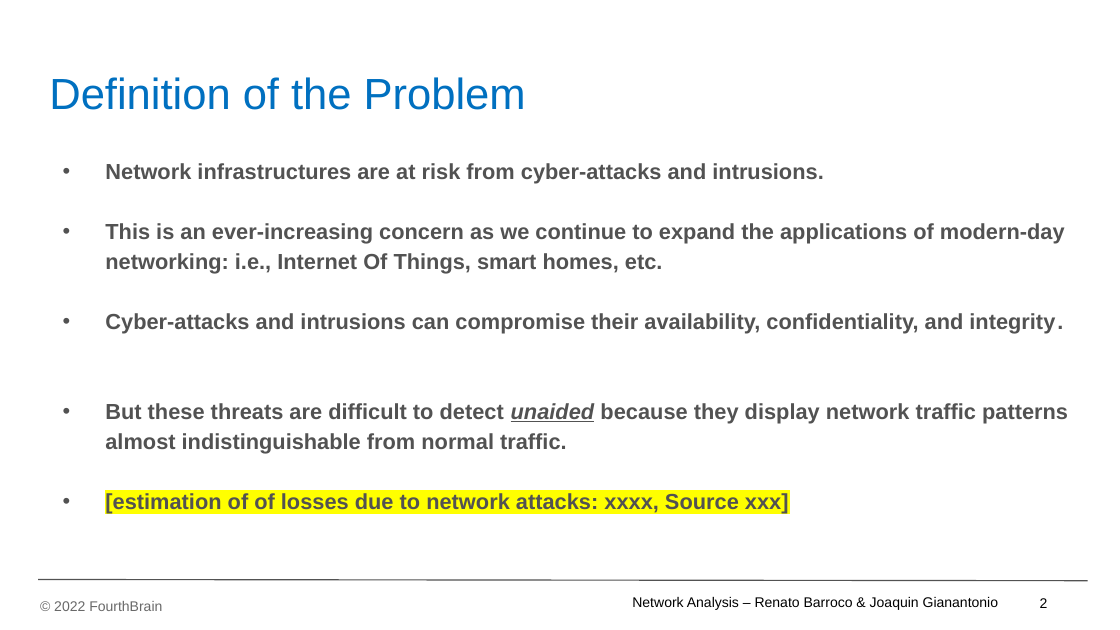
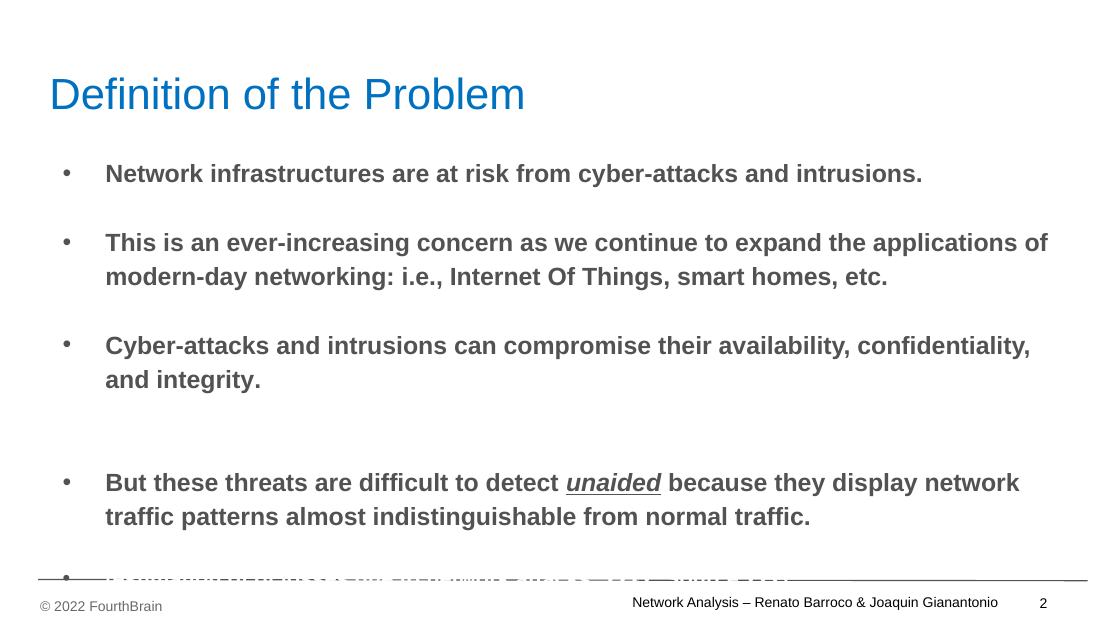
Before and after one commit to JoaquinGianan/network-analytics, a slide deck: slide 3 of powerpoint/Network Analysis - MLE Capstone Presentation_v06.pptx. Drawn at 1120x630 pixels with LibreOffice and Linux fonts; fonts in the diff are those of the drawing; background and template pictures are left out. Boxes give left, top, right and bottom in pixels: in the first picture for what was removed or moved away, otherwise in the second. Text is boxed around its words. In the diff, an @@ line names an element or a change of style, - is before the commit and + after.

```diff
--- a/powerpoint/Network Analysis - MLE Capstone Presentation_v06.pptx
+++ b/powerpoint/Network Analysis - MLE Capstone Presentation_v06.pptx
@@ text "Network infrastructures are at risk ..." at <box>105,164,1048,581</box>: size 14 to 16 pt in "Network infrastructures are at risk from cyber-attacks ...", "This is an ever-increasing concern as we ...", "Cyber-attacks and intrusions can compromise their availabili ...", "But these threats are difficult to detect ..."; text colour #525252 to #FFFFFF, highlight #FFFF00 to none in "[estimation of of losses due to network ..." @@
```
Also in this commit, not shown: 8 other slides changed, 1 other file.
